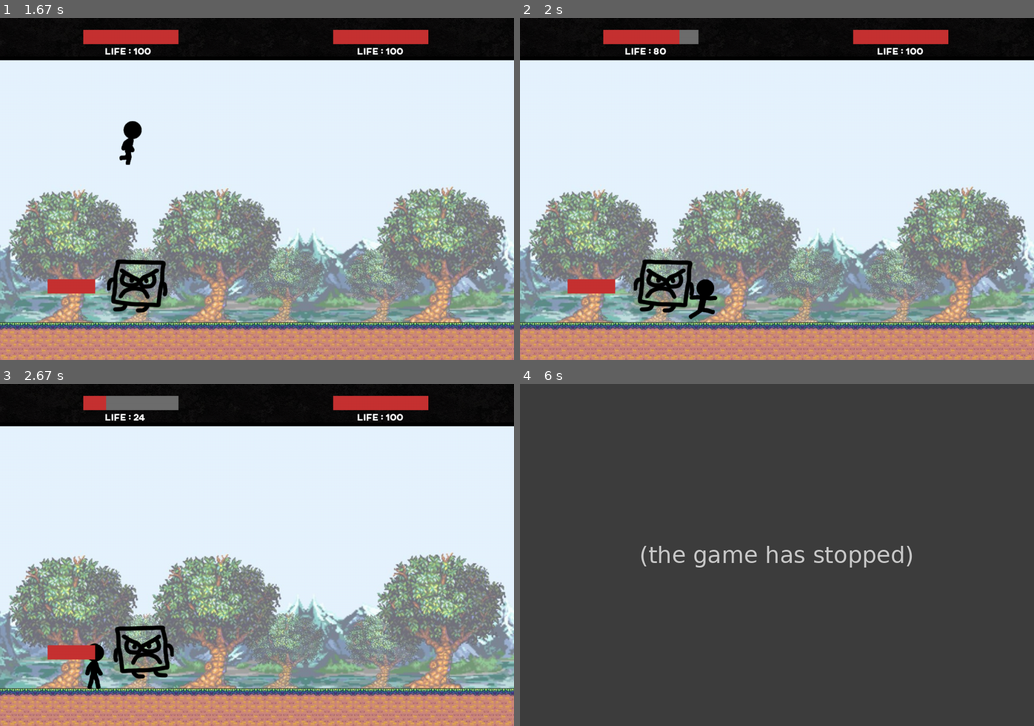
Above: before the commit, frames 1-4 (two rows, left to right).
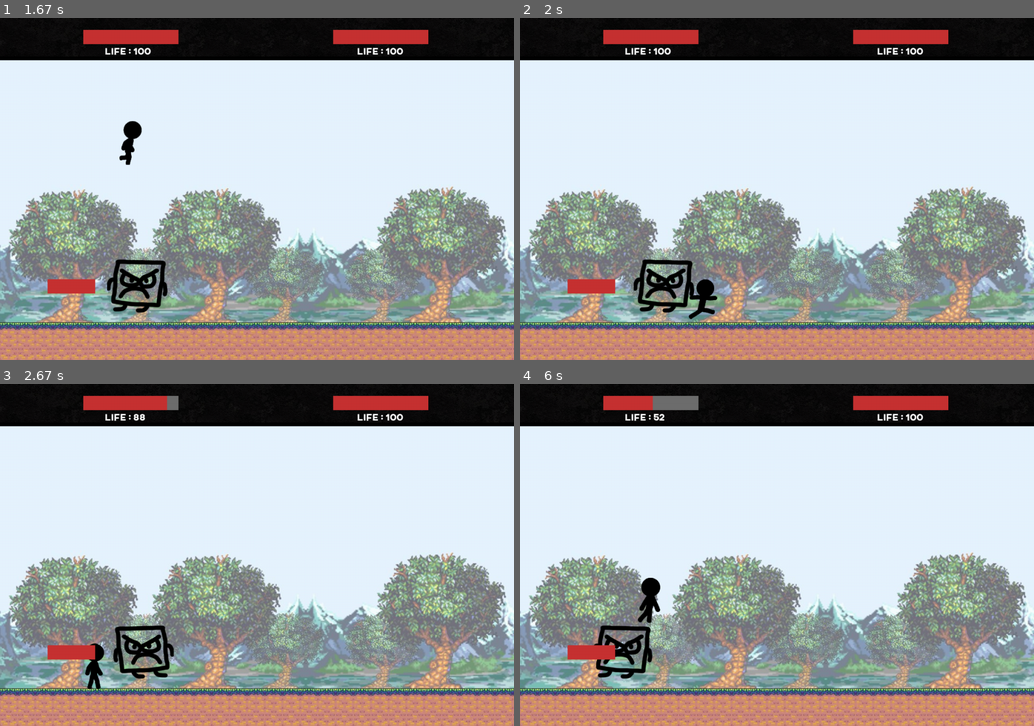
Above: after the commit, the same moments.

Repository: thmspry/jeu-pygame-maths
Game: pygame game, started from Game.py
Same seed, same stepped clock (60 frames per second), same inputs: the game is played once before the commit and once after it.
Inputs:
- Up to frame 1 (1.67 s): tap X at 0.33 s; hold Right 0.67-1.13 s; hold Up 1.17-1.47 s; hold Right from 1.5 s (still down)
- Up to frame 2 (2 s): release Right at 1.97 s
- Up to frame 3 (2.67 s): hold Left 2-2.53 s; tap C at 2.57 s
- Up to frame 4 (6 s): hold Left 2.9-3.3 s; hold Up 3.33-3.7 s; hold Right 3.73-4.37 s; hold Left 4.4-4.87 s; tap X at 4.9 s; hold Right 5.23-5.7 s; hold Up from 5.73 s (still down)

Frame 1 is identical in both runs. In frame 2, 0.2% of the frame differs, in the area x 26-35%, y 3-11%; in frame 3, 0.5%; in frame 4, 100%, in the area x 0-100%, y 0-100%.
Before the commit the program exited at 5.9 s; later frames show no game.

Commit message:
Delay sur les attaques

Diff:
--- a/Enemy.py
+++ b/Enemy.py
@@ -18,6 +18,7 @@
         self.direction = Enemy.NONE
         self.image = Enemy.IMAGES[self.direction]
         self.mask = GameConfig.ENEMY_MASK
+        self.delay = 0
 
     @staticmethod
     def init_sprites():
@@ -36,8 +37,9 @@
         img = GameConfig.FONT20.render("Life : " + str(self.life), True, GameConfig.WHITE)
         window.blit(img, (750, 57))
 
-    def get_hit(self, attack):
-        self.life-=attack
+    def get_hit(self, attack, delay, limit):
+        if delay == limit:
+            self.life -= attack
 
     def on_ground(self):
         return self.rect.bottom == GameConfig.Y_GROUND
@@ -56,6 +58,15 @@
             damage = random.randint(5,30)
             self.life = self.life - damage
         '''
+
+        if player.touch_enemy(self):
+            self.delay += 1
+            damage = random.randint(5, 30)
+            limit = 30
+            player.get_hit(damage, self.delay, limit)
+            if self.delay == limit:
+                self.delay = 0
+
         if self.life < 0:
             self.life=0
 
--- a/Player.py
+++ b/Player.py
@@ -26,7 +26,7 @@
         self.direction = Player.NONE
         self.image = Player.IMAGES[self.direction][self.sprite_count // GameConfig.NB_FRAMES_PER_SPRITE_PLAYER]
         self.mask = Player.MASK[self.direction][self.sprite_count // GameConfig.NB_FRAMES_PER_SPRITE_PLAYER]
-        self.tmp = 0
+        self.delay = 0
 
     @staticmethod
     def init_sprites():
@@ -49,17 +49,23 @@
         img = GameConfig.FONT20.render("Life : " + str(self.life), True, GameConfig.WHITE)
         window.blit(img, (220, 57))
 
-    def punch(self, enemy):
+    def punch(self, enemy, delay):
         rect = self.rect.copy()
         rect.inflate_ip(15, 0)
+        limit = 20
         if rect.colliderect(enemy.rect):
-            enemy.get_hit(15)
+            enemy.get_hit(15, delay, limit)
+            if self.delay == limit:
+                self.delay = 0
 
-    def punch_foot(self, enemy):
+    def punch_foot(self, enemy, delay):
         rect = self.rect.copy()
         rect.inflate_ip(25, 0)
+        limit = 26
         if rect.colliderect(enemy.rect):
-            enemy.get_hit(20)
+            enemy.get_hit(20, delay, limit)
+            if self.delay == limit:
+                self.delay = 0
 
     def shoot(self):
          pass
@@ -76,10 +82,14 @@
     def touch_enemy(self, enemy):
         return self.rect.colliderect(enemy.rect)
 
+    def get_hit(self, attack, delay, limit):
+        if delay == limit:
+            self.life -= attack
+
     def advance_state(self, next_move, enemy):
         fx = 0
         fy = 0
-        print(self.rect.bottom, " ; ", GameConfig.Y_PLATFORMS[0])
+        print(self.delay)
         if next_move.left:
             fx = GameConfig.force_left_player
             self.direction = Player.LEFT
@@ -90,13 +100,15 @@
             fy = GameConfig.FORCEJUMP
             self.direction = Player.UPR
         elif next_move.punch:
-            self.punch(enemy)
+            self.delay += 1
+            self.punch(enemy, self.delay)
             if self.direction == Player.LEFT:
                 self.direction = Player.PUNCH_LEFT
             else:
                 self.direction = Player.PUNCH_RIGHT
         elif next_move.punch_foot:
-            self.punch(enemy)
+            self.delay += 1
+            self.punch_foot(enemy, self.delay)
             if self.direction == Player.LEFT:
                 self.direction = Player.PUNCH_FOOT_LEFT
             else:
@@ -104,15 +116,15 @@
         else:
             self.direction = Player.NONE
 
-        if self.touch_enemy(enemy):
+        '''if self.touch_enemy(enemy):
             if self.tmp == 10:
                 damage = random.randint(5,30)
                 self.life = self.life - damage
                 self.tmp = 0
-            self.tmp +=1
+            self.tmp +=1'''
 
         if self.life < 0:
-            self.life=0
+            self.life = 0
 
         self.sprite_count += 1
         if self.sprite_count >= GameConfig.NB_FRAMES_PER_SPRITE_PLAYER * len(Player.IMAGES[self.direction]):
